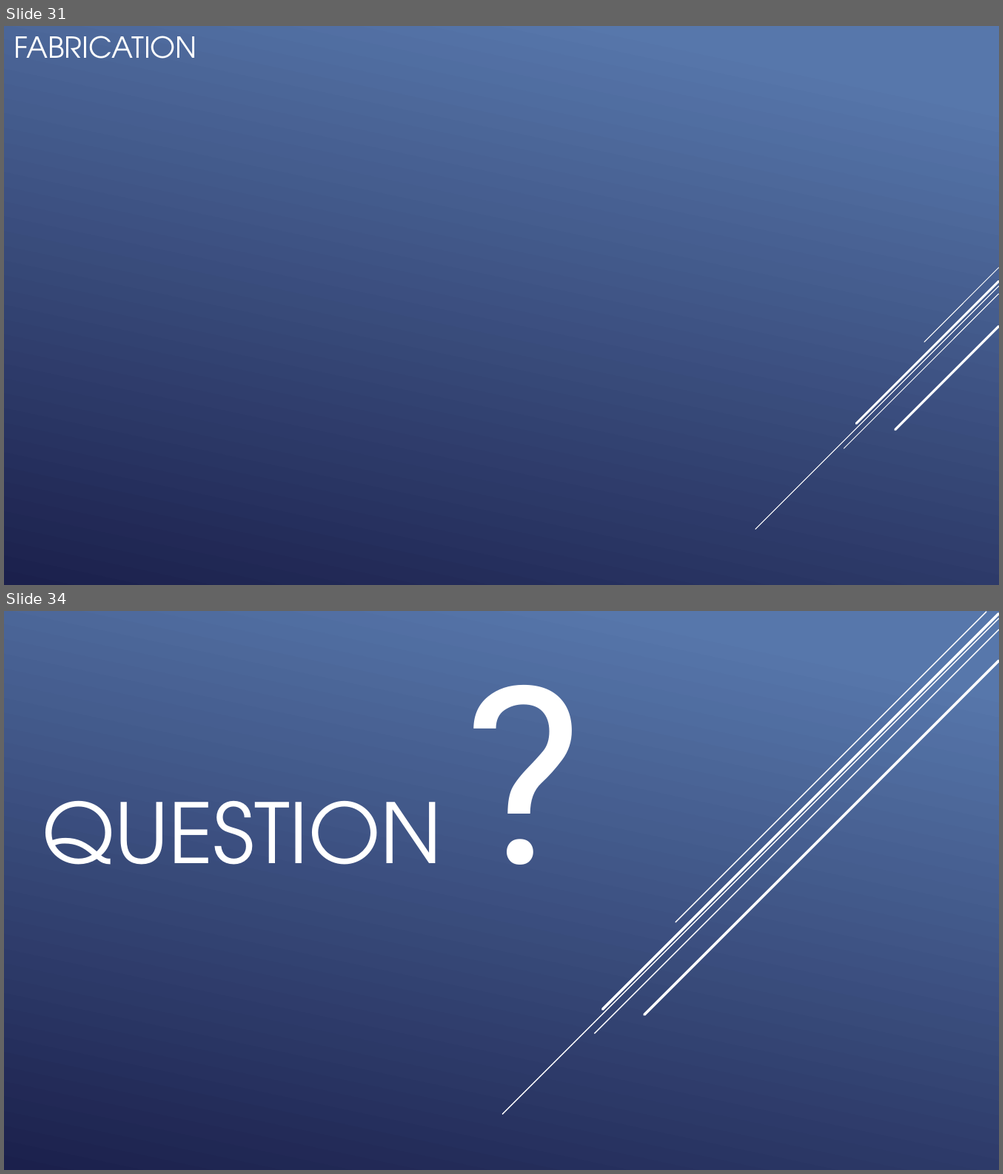
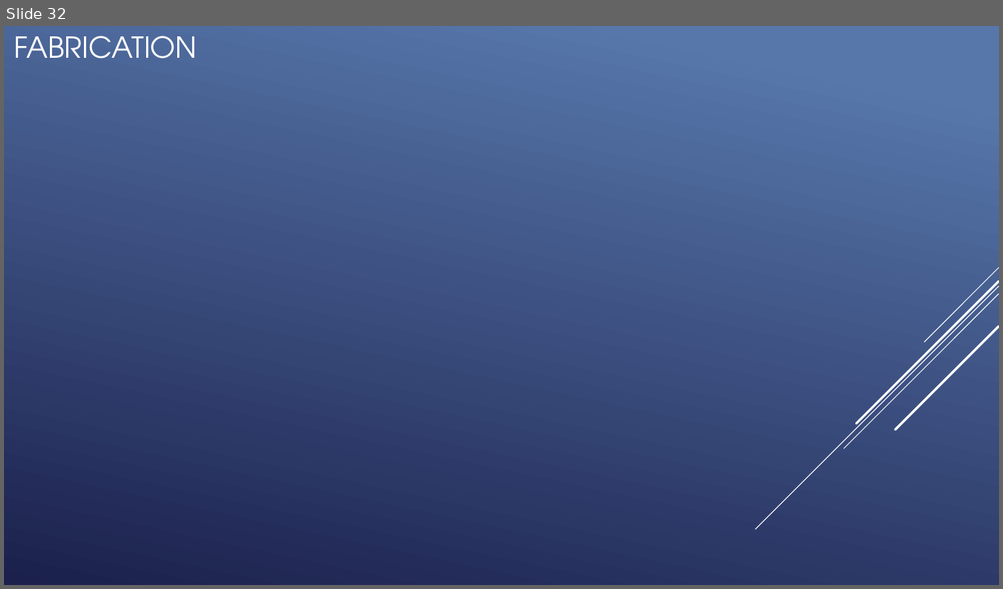
Before and after one commit to QuentinKrg/M214-Ethernet, a slide deck: Module 214 - Fabrication_Ethernet.pptx. Shown one above the other, each under a label of ours: slides 31 and 34 before the commit, slide 32 after it; the slides between them are not shown. The pictures are 1003x1174 and 1003x589 pixels, drawn with LibreOffice and Linux fonts; fonts in the diff are those of the drawing. Boxes give left, top, right and bottom in pixels: in the first picture for what was removed or moved away, otherwise in the second. Text is boxed around its words. In the diff, an @@ line names an element or a change of style, - is before the commit and + after.

```diff
--- a/Module 214 - Fabrication_Ethernet.pptx
+++ b/Module 214 - Fabrication_Ethernet.pptx
@@ slide 34 removed at (x1=4, y1=611, x2=999, y2=1170), background gradient #5877AB to #1C204D @@
@@ line removed from (999, 618) to (503, 1115) @@
@@ line removed from (999, 629) to (595, 1034) @@
@@ line removed from (999, 614) to (603, 1009) @@
@@ line removed from (986, 612) to (675, 923) @@
@@ line removed from (999, 661) to (644, 1015) @@
@@ title removed at (x1=42, y1=800, x2=441, y2=865) @@
-QUESTION ?
@@ what was slide 31 is now slide 32 @@
```
Also in this commit, not shown: 2 slides changed, 3 slides added, 3 other slides removed, 1 other file.
